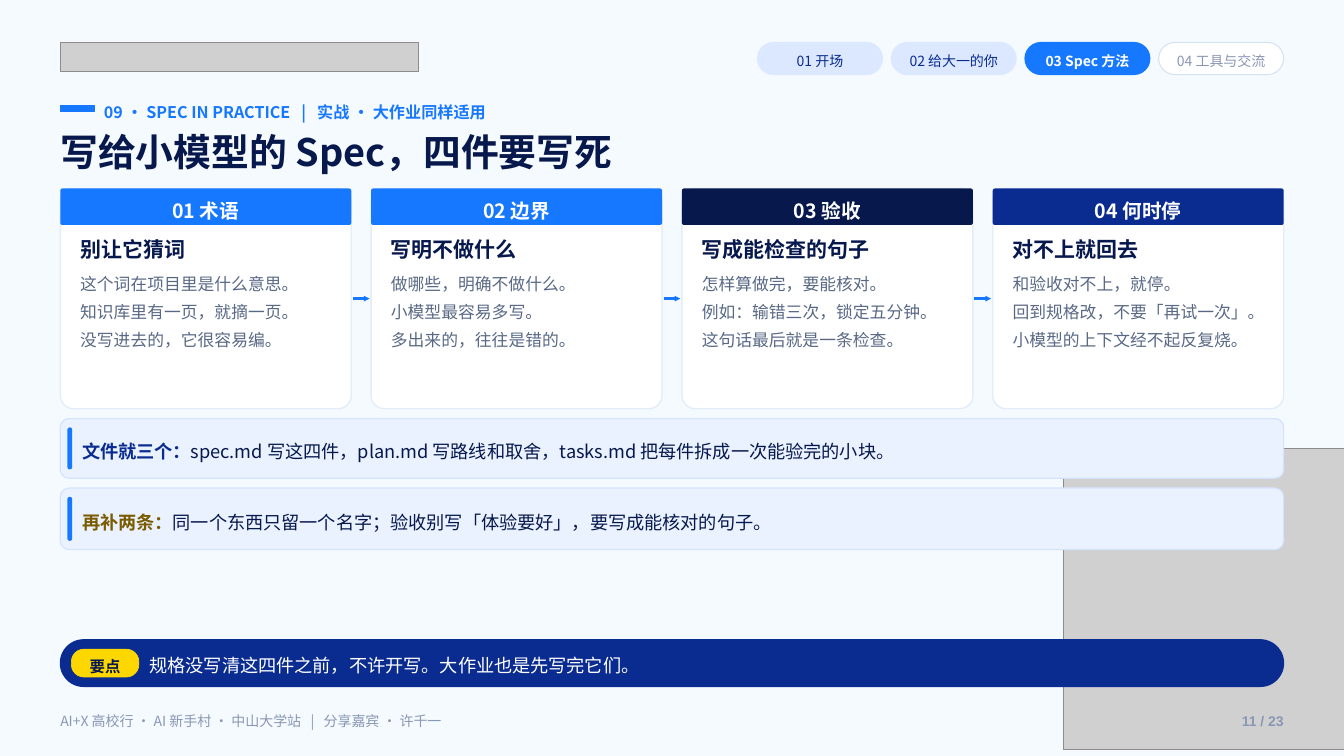
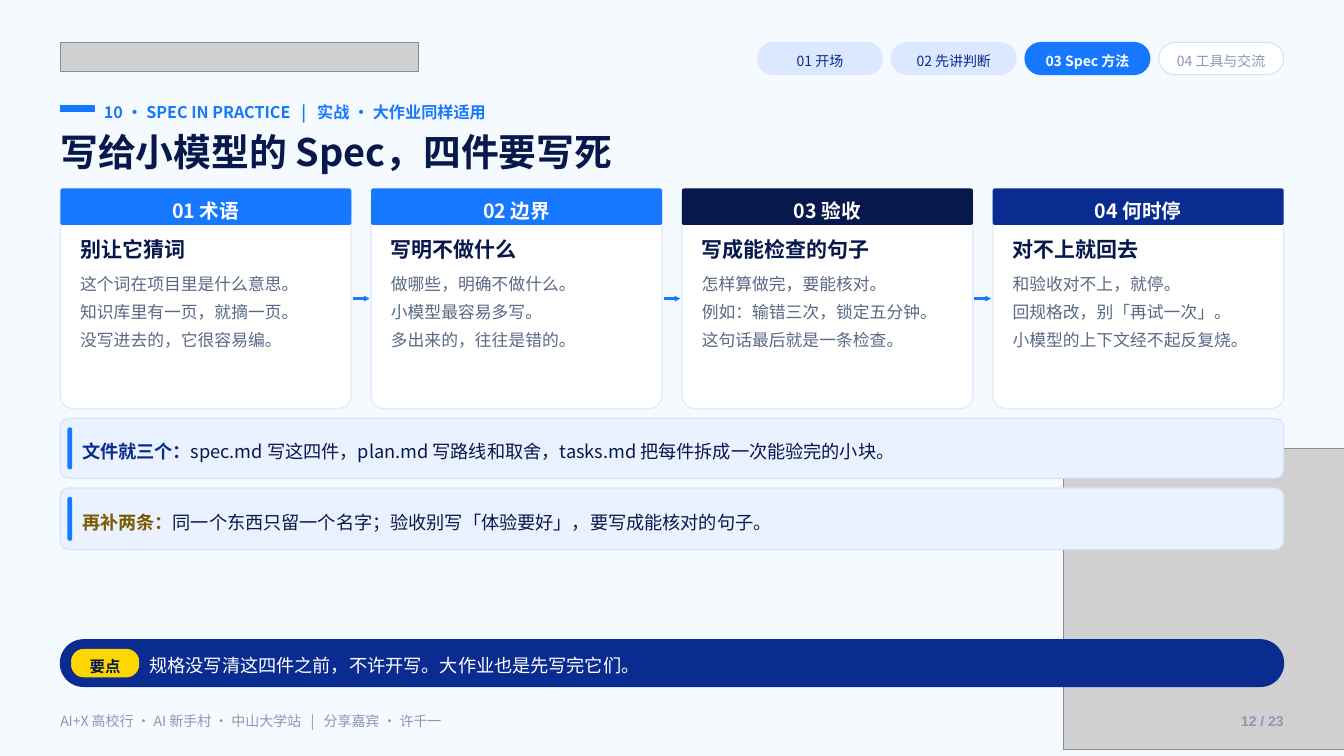
Before and after one commit to Frocir/aix-talk, a slide deck: slide 12 of aix-talk-26pages.pptx (slide 11 before the commit). Drawn at 1344x756 pixels with LibreOffice and Linux fonts; fonts in the diff are those of the drawing; grey boxes stand for pictures. Boxes give left, top, right and bottom in pixels: in the first picture for what was removed or moved away, otherwise in the second. Text is boxed around its words. In the diff, an @@ line names an element or a change of style, - is before the commit and + after.

```diff
--- a/aix-talk-26pages.pptx
+++ b/aix-talk-26pages.pptx
@@ text at (917,54,991,67): text changed @@
-02 给大一的你
+02 先讲判断
@@ text at (104,104,486,120): text changed @@
-09 · SPEC IN PRACTICE | 实战 · 大作业同样适用
+10 · SPEC IN PRACTICE | 实战 · 大作业同样适用
@@ text at (1013,304,1231,320): text changed @@
-回到规格改，不要「再试一次」。
+回规格改，别「再试一次」。
@@ text at (1241,716,1284,726): text changed @@
-11 / 23
+12 / 23
```
Also in this commit, not shown: 20 other slides changed, 1 other file.
